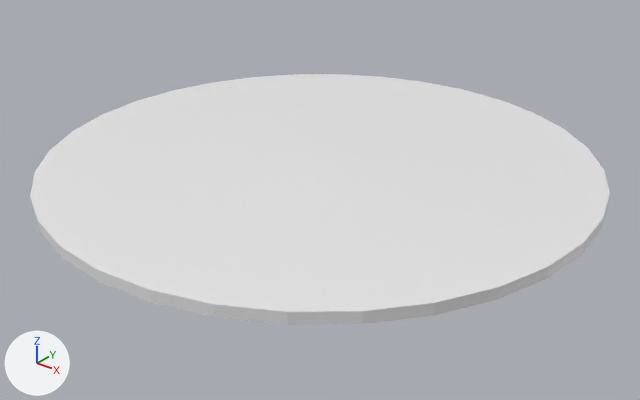
The FBX model OperationCoffeeShop/Assets/Art and Design/Models/GameDisk.fbx as it was, and as the next commit left it.
Both versions are drawn from a camera (50 mm lens) standing at (1.837, -2.296, 1.281) and looking at (0.039, -0.049, -0.111). The axes (+X, +Y, +Z) are drawn at lower left. The lights are the same throughout.

Objects in the first picture: 'GameDisk'.
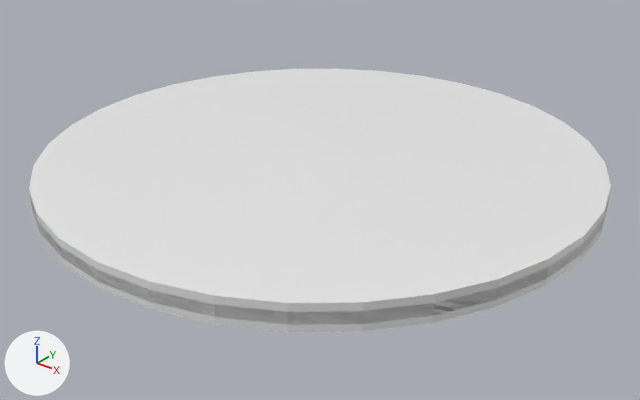
Commit message: Disk Fix

Boxes (x1, y1, x2, y2) around the edits, measured in the pictures (640 x 400 px):
```json
{"object": "GameDisk", "change": "reshaped", "before": [30, 74, 610, 325], "after": [29, 69, 611, 332]}
{"part": 1, "of": "me_cylinder", "change": "added", "after": [29, 69, 611, 332]}
```

Scene script edits in JSON lines:
```json
{"op": "add", "block": "mat_invis", "code": ["mat_invis = principled_material('Invis')", "mat_invis.base_color = (0.8, 0.8, 0.8)  # white #e7e7e7"]}
{"block": "me_cylinder", "where": "# used by ob_gamedisk; location = (0.0, 0.0, 0.0)"}
{"op": "remove", "block": "me_cylinder", "code": "me_cylinder.from_pydata(...)  # 66 vertices, 96 faces; spans x -1.0..1.0, y -1.0..1.0, z -0.02..0.05"}
{"op": "add", "block": "me_cylinder", "code": "me_cylinder.from_pydata(...)  # 132 vertices, 192 faces; spans x -1.0..1.0, y -1.0..1.0, z -0.04..0.08"}
{"block": "me_cylinder", "change": "me_cylinder part 1: a new loose piece of 66 vertices spanning x -1.0..1.0, y -1.0..1.0, z -0.04..0.08, in mat_invis (white #e7e7e7)"}
{"op": "add", "block": "me_cylinder", "code": "me_cylinder.materials.append(mat_invis)  # white #e7e7e7"}
```
